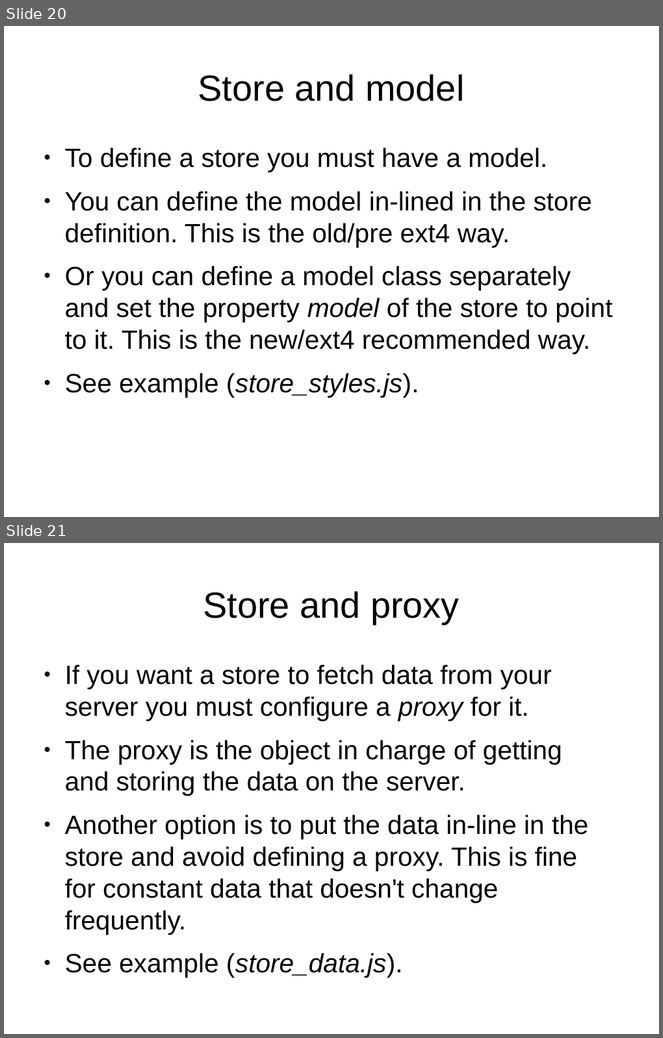
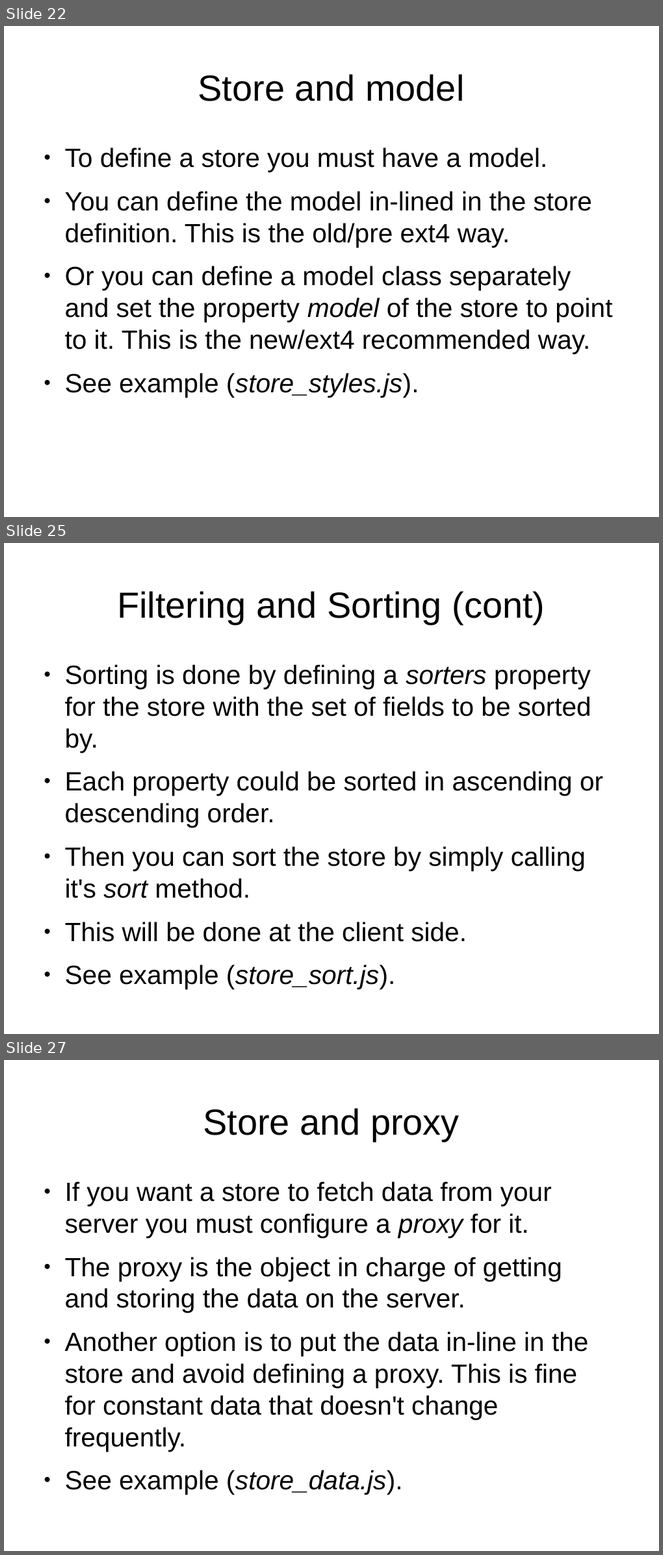
Before and after one commit to veltzer/demos, a slide deck: javascript/extjs/doc/extjs_data.odp. Shown one above the other, each under a label of ours: slides 20 and 21 before the commit, slides 22, 25 and 27 after it; the slides between them are not shown. The pictures are 663x1038 and 663x1555 pixels, drawn with LibreOffice and Linux fonts; fonts in the diff are those of the drawing. Boxes give left, top, right and bottom in pixels: in the first picture for what was removed or moved away, otherwise in the second. Text is boxed around its words. In the diff, an @@ line names an element or a change of style, - is before the commit and + after.

```diff
--- a/javascript/extjs/doc/extjs_data.odp
+++ b/javascript/extjs/doc/extjs_data.odp
@@ slide 25 added at [4, 543, 659, 1034], background #FFFFFF @@
@@ title added at [117, 591, 545, 624], 44 pt, text #000000 @@
+Filtering and Sorting (cont)
@@ text added at [65, 665, 603, 942], 32 pt, text #000000 @@
+● Sorting is done by defining a sorters property for the store with the set of fields to be sorted by.
+● Each property could be sorted in ascending or descending order.
+● Then you can sort the store by simply calling it's sort method.
+● This will be done at the client side.
+● See example (store_sort.js).
@@ what was slide 20 is now slide 22 @@
@@ what was slide 21 is now slide 27 @@
```
Also in this commit, not shown: 1 slide changed, 5 other slides added, 5 other files.
